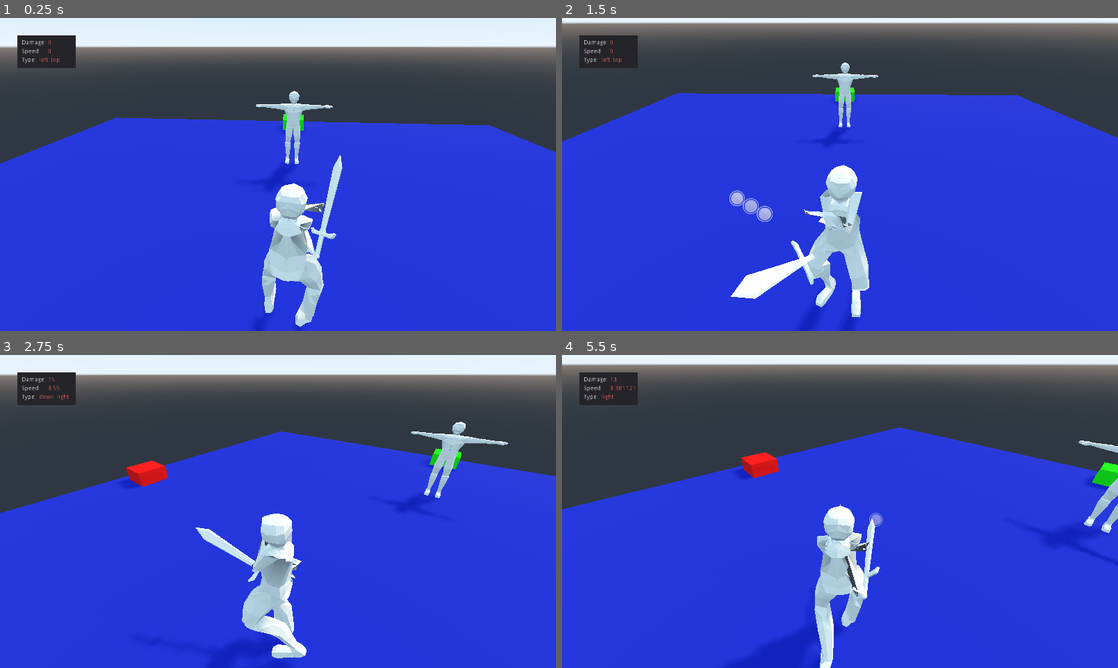
Above: before the commit, frames 1-4 (two rows, left to right).
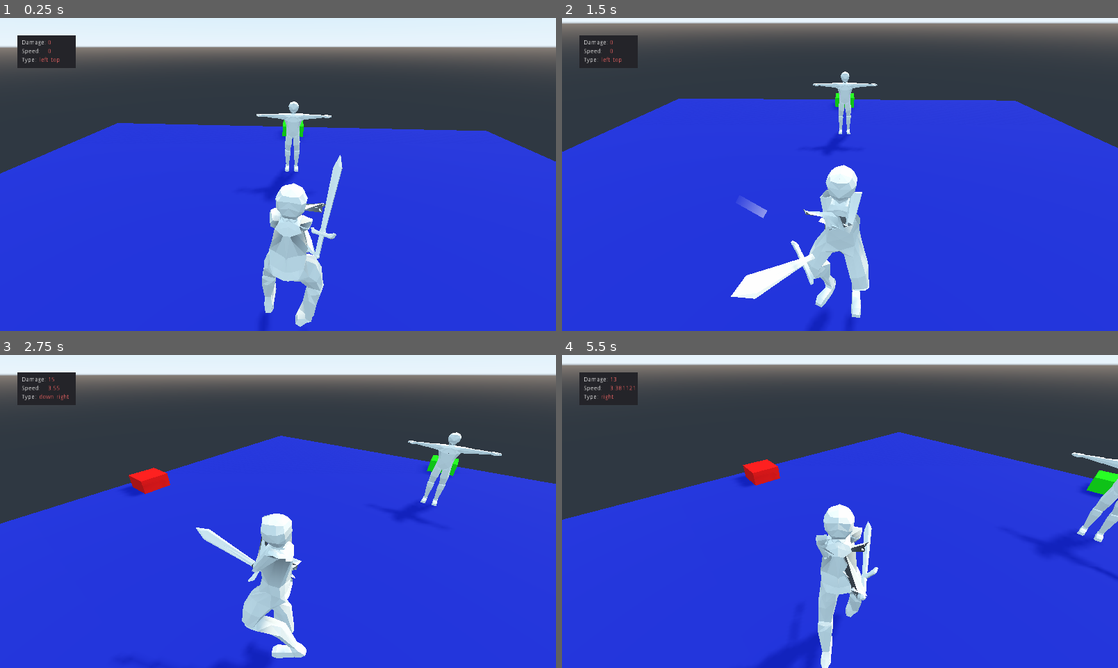
Above: after the commit, the same moments.

Repository: CoffeeStraw/Toutatis-Battle-System---DEMO
Game: Godot game, scene res://level/level.tscn
The game is run twice, just before and just after one commit, with the same random seed, the same clock (stepped at 60 frames per second) and the same inputs.
Inputs (mouse positions are in pixels of both pictures, inside the frame that each line leads up to):
- Up to frame 1 (0.25 s): no input
- Up to frame 2 (1.5 s): move the mouse to (962, 158) at 0.52 s; hold S (move_bw) 0.53-1.25 s; click (962, 158) at 0.67 s; drag from (728, 190) to (812, 237) at 1.27 s
- Up to frame 3 (2.75 s): move the mouse to (333, 442) at 2.02 s; hold A (move_l) from 2.03 s (still down); click (333, 442) at 2.17 s
- Up to frame 4 (5.5 s): release A (move_l) at 2.75 s; drag from (812, 574) to (673, 464) at 2.77 s; move the mouse to (1006, 558) at 3.52 s; tap Shift (move_run) at 3.6 s; click (1006, 558) at 3.67 s; drag from (673, 464) to (756, 433) at 4.27 s; move the mouse to (867, 511) at 5.02 s; hold W (move_fw) from 5.03 s (still down); click (867, 511) at 5.17 s

The runs differ from the first frame. In frame 1, 2.6% of the frame differs, in the area x 0-100%, y 23-100%; in frame 2, 3.0%; in frame 3, 3.7%; in frame 4, 5.1%.

Commit message:
Remake of the trail system, some bug fixes

Diff:
--- a/characters/player/FollowCursor.gd
+++ /dev/null
@@ -1,4 +0,0 @@
-extends Node2D
-
-func _process(delta):
-	position = get_global_mouse_position()
--- a/characters/player/Sword/sword.tscn
+++ b/characters/player/Sword/sword.tscn
@@ -2,9 +2,9 @@
 
 [ext_resource path="res://characters/player/Sword/sword.escn" type="PackedScene" id=1]
 
-[sub_resource type="CapsuleShape" id=2]
+[sub_resource type="CapsuleShape" id=1]
 
-[node name="Scene Root" instance=ExtResource( 1 )]
+[node name="Scene Root" index="0" instance=ExtResource( 1 )]
 
 [node name="Sword" parent="." index="0"]
 transform = Transform( 0.541801, 0, 0, 0, 0.541801, 0, 0, 0, 1, 0, 0, 0.07 )
--- /dev/null
+++ b/characters/player/Trail.gd
@@ -0,0 +1,17 @@
+extends Line2D
+
+# Settings
+export(float) var trail_length = 10
+
+# Internal variables
+var _offset = {'x': 20, 'y': 20}
+var _point
+
+func _process(delta):
+	_point = get_global_mouse_position()
+	_point.x += _offset.x
+	_point.y += _offset.y
+	add_point( _point )
+
+	while(get_point_count() > trail_length):
+		remove_point(0)
--- a/characters/player/char_setup.tscn
+++ b/characters/player/char_setup.tscn
@@ -69,7 +69,7 @@
 nodes/Walk_Run/node = SubResource( 13 )
 nodes/Walk_Run/position = Vector2( 480, 280 )
 nodes/output/position = Vector2( 980, 500 )
-node_connections = [ "output", 0, "AttackShot", "Idle_Run", 0, "Animation 2", "Idle_Run", 1, "Animation 3", "Idle_Walk", 0, "Idle", "Idle_Walk", 1, "Animation", "Walk_Run", 0, "Idle_Walk", "Walk_Run", 1, "Idle_Run", "AttackShot", 0, "Walk_Run", "AttackShot", 1, "AttackSpeed", "AttackSpeed", 0, "Attacks" ]
+node_connections = [ "output", 0, "AttackShot", "AttackShot", 0, "Walk_Run", "AttackShot", 1, "AttackSpeed", "AttackSpeed", 0, "Attacks", "Idle_Run", 0, "Animation 2", "Idle_Run", 1, "Animation 3", "Idle_Walk", 0, "Idle", "Idle_Walk", 1, "Animation", "Walk_Run", 0, "Idle_Walk", "Walk_Run", 1, "Idle_Run" ]
 
 [sub_resource type="AnimationNodeStateMachinePlayback" id=15]
 
@@ -90,7 +90,7 @@
 parameters/Walk_Run/blend_amount = 0.0
 
 [node name="BoneAttachment" type="BoneAttachment" parent="Armature" index="3"]
-transform = Transform( -0.2276, 0.836553, 0.498375, -0.798072, -0.453501, 0.396763, 0.557926, -0.307435, 0.770846, 0.875903, 0.113767, -0.473949 )
+transform = Transform( -0.2276, 0.836553, 0.498376, -0.804684, -0.449794, 0.387521, 0.548347, -0.312834, 0.775533, 0.875903, 0.117061, -0.481212 )
 bone_name = "finger.R"
 
 [node name="Sword" parent="Armature/BoneAttachment" index="0" instance=ExtResource( 2 )]
--- a/characters/player/player.gd
+++ b/characters/player/player.gd
@@ -2,7 +2,7 @@
 
 extends KinematicBody
 
-#  User Settings
+# User Settings
 export (float, 1.0, 100.0) var normal_speed = 6
 export (float, 1.0, 100.0) var max_speed = 15
 export (float, 1.0, 100.0) var acc = 3
@@ -47,9 +47,9 @@
 		_speed = normal_speed
 	elif ev is InputEventMouseButton:
 		if (ev.is_pressed() and ev.button_index == BUTTON_LEFT):
-			$CustomCursor/MouseTrail.emitting = true
+			$Trail.visible = true
 		else:
-			$CustomCursor/MouseTrail.emitting = false
+			$Trail.visible = false
 
 func _physics_process(delta):
 	# PLAYER MOVEMENT
@@ -93,6 +93,7 @@
 		char_rot.y = angle
 		_character.set_rotation(char_rot)
 
+	# Animation walk/run
 	var speed_blend = hv.length() * 2 / max_speed
 	_anim_tree.set("parameters/Idle_Walk/blend_amount", speed_blend)
 	_anim_tree.set("parameters/Idle_Run/blend_amount", speed_blend)
--- a/characters/player/player.tscn
+++ b/characters/player/player.tscn
@@ -1,45 +1,26 @@
-[gd_scene load_steps=14 format=2]
+[gd_scene load_steps=9 format=2]
 
 [ext_resource path="res://characters/player/player.gd" type="Script" id=1]
 [ext_resource path="res://characters/player/char_setup.tscn" type="PackedScene" id=2]
 [ext_resource path="res://characters/player/camera_follow.gd" type="Script" id=3]
 [ext_resource path="res://addons/swipe-detector/swipe_detector.gd" type="Script" id=4]
 [ext_resource path="res://addons/swipe-detector/icon.png" type="Texture" id=5]
-[ext_resource path="res://characters/player/FollowCursor.gd" type="Script" id=6]
-[ext_resource path="res://assets/Cursor.png" type="Texture" id=7]
+[ext_resource path="res://characters/player/Trail.gd" type="Script" id=6]
 
-[sub_resource type="BoxShape" id=1]
-extents = Vector3( 0.57, 2.26, 1 )
+[sub_resource type="CapsuleShape" id=3]
 
 [sub_resource type="Gradient" id=2]
-offsets = PoolRealArray( 0, 0.992593, 1 )
-colors = PoolColorArray( 1, 1, 1, 0.431373, 1, 1, 1, 0, 1, 1, 1, 1 )
-
-[sub_resource type="GradientTexture" id=3]
-gradient = SubResource( 2 )
-
-[sub_resource type="Curve" id=4]
-_data = [ Vector2( 0, 1 ), 0.0, 0.0, 0, 0, Vector2( 1, 0.7156 ), 0.0, 0.0, 0, 0 ]
-
-[sub_resource type="CurveTexture" id=5]
-curve = SubResource( 4 )
-
-[sub_resource type="ParticlesMaterial" id=6]
-flag_disable_z = true
-gravity = Vector3( 0, 0, 0 )
-orbit_velocity = 0.0
-orbit_velocity_random = 0.0
-scale_curve = SubResource( 5 )
-color_ramp = SubResource( 3 )
+colors = PoolColorArray( 1, 1, 1, 0, 1, 1, 1, 0.54902 )
 
 [node name="Player" type="KinematicBody"]
+collision/safe_margin = 0.01
 script = ExtResource( 1 )
 
 [node name="Character Models and Stuff" parent="." instance=ExtResource( 2 )]
 
 [node name="CollisionShape" type="CollisionShape" parent="."]
-transform = Transform( 1, 0, 0, 0, 1, 0, 0, 0, 0.46, 0, 3.3, 0.1 )
-shape = SubResource( 1 )
+transform = Transform( -3.80289e-08, -0.89, -6.513e-08, 0, -3.89031e-08, 1.49, -0.87, 3.89031e-08, 2.84692e-15, 0, 2.21, 0 )
+shape = SubResource( 3 )
 
 [node name="Target" type="Spatial" parent="."]
 transform = Transform( 1, 0, 0, 0, 1, 0, 0, 0, 1, 0, 4.47524, 0 )
@@ -120,16 +101,15 @@
 text = "left_top"
 valign = 1
 
-[node name="CustomCursor" type="Node2D" parent="."]
+[node name="Trail" type="Line2D" parent="."]
+visible = false
+width = 20.0
+default_color = Color( 0.4, 0.501961, 1, 1 )
+gradient = SubResource( 2 )
+texture_mode = 288
+joint_mode = 2
+begin_cap_mode = 2
+end_cap_mode = 2
 script = ExtResource( 6 )
 
-[node name="MouseTrail" type="Particles2D" parent="CustomCursor"]
-position = Vector2( 19, 19 )
-emitting = false
-amount = 20
-speed_scale = 2.0
-local_coords = false
-process_material = SubResource( 6 )
-texture = ExtResource( 7 )
-
 [connection signal="swiped" from="SwipeDetector" to="." method="_on_SwipeDetector_swiped"]
--- a/level/level.tscn
+++ b/level/level.tscn
@@ -6,10 +6,9 @@
 [sub_resource type="SpatialMaterial" id=1]
 albedo_color = Color( 0.054902, 0.109804, 0.654902, 1 )
 
-[sub_resource type="PlaneMesh" id=2]
+[sub_resource type="CubeMesh" id=13]
 
-[sub_resource type="ConvexPolygonShape" id=3]
-points = PoolVector3Array( 1, 0, 1, -1, 0, 1, 1, 0, -1, -1, 0, -1 )
+[sub_resource type="BoxShape" id=14]
 
 [sub_resource type="SpatialMaterial" id=4]
 albedo_color = Color( 1, 0, 0, 1 )
@@ -24,7 +23,7 @@
 
 [sub_resource type="SpatialMaterial" id=8]
 
-[sub_resource type="BoxShape" id=9]
+[sub_resource type="CapsuleShape" id=12]
 
 [sub_resource type="ProceduralSky" id=10]
 
@@ -36,15 +35,15 @@
 [node name="Spatial" type="Spatial"]
 
 [node name="Floor" type="MeshInstance" parent="."]
-transform = Transform( 20, 0, 0, 0, 20, 0, 0, 0, 20, 0, 0, 0 )
+transform = Transform( 20, 0, 0, 0, 0.5, 0, 0, 0, 20, 0, -0.5, 0 )
 material_override = SubResource( 1 )
-mesh = SubResource( 2 )
+mesh = SubResource( 13 )
 material/0 = null
 
 [node name="StaticBody" type="StaticBody" parent="Floor"]
 
 [node name="CollisionShape" type="CollisionShape" parent="Floor/StaticBody"]
-shape = SubResource( 3 )
+shape = SubResource( 14 )
 
 [node name="Player" parent="." instance=ExtResource( 1 )]
 collision/safe_margin = 1.0
@@ -74,14 +73,13 @@
 material/0 = null
 
 [node name="DummyStaticBody" type="StaticBody" parent="."]
-editor/display_folded = true
 transform = Transform( -1, 0, -8.74228e-08, 0, 1, 0, 8.74228e-08, 0, -1, 0, 0, 10.5 )
 
 [node name="Dummy" parent="DummyStaticBody" instance=ExtResource( 2 )]
 
 [node name="CollisionShape" type="CollisionShape" parent="DummyStaticBody"]
 transform = Transform( 0.57, 0, 0, 0, 2.28, 0, 0, 0, 0.24, 0, 2.28, 0 )
-shape = SubResource( 9 )
+shape = SubResource( 12 )
 
 [node name="WorldEnvironment" type="WorldEnvironment" parent="."]
 environment = SubResource( 11 )
Not shown: 1 places in characters/player/Sword/sword.tscn that only renumber resources
